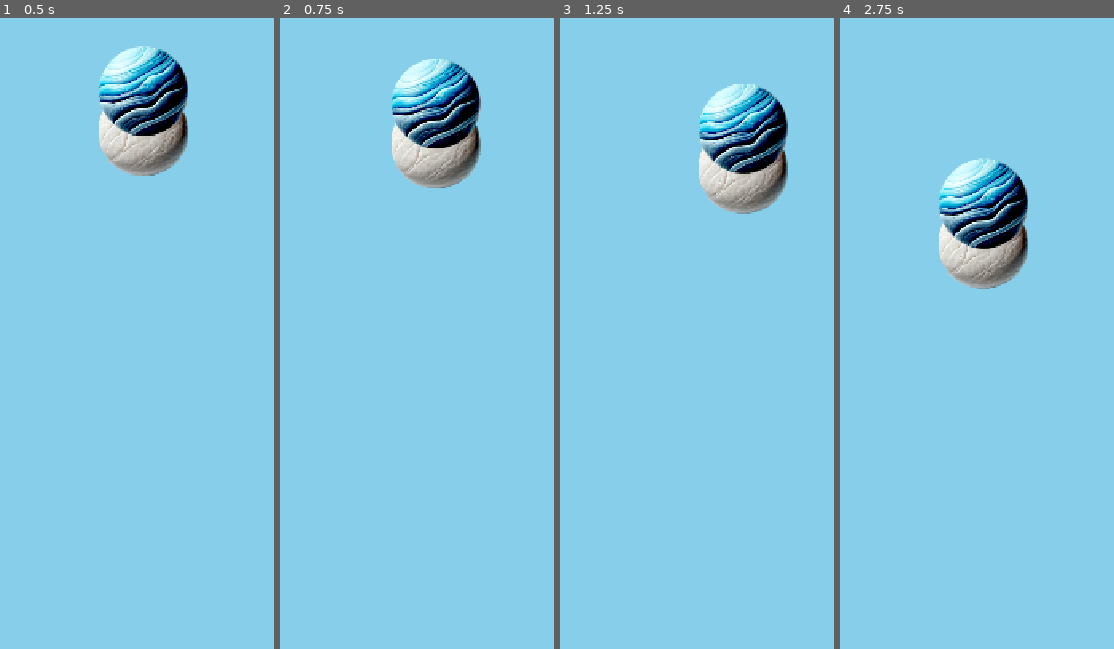
Above: before the commit, frames 1-4 (left to right).
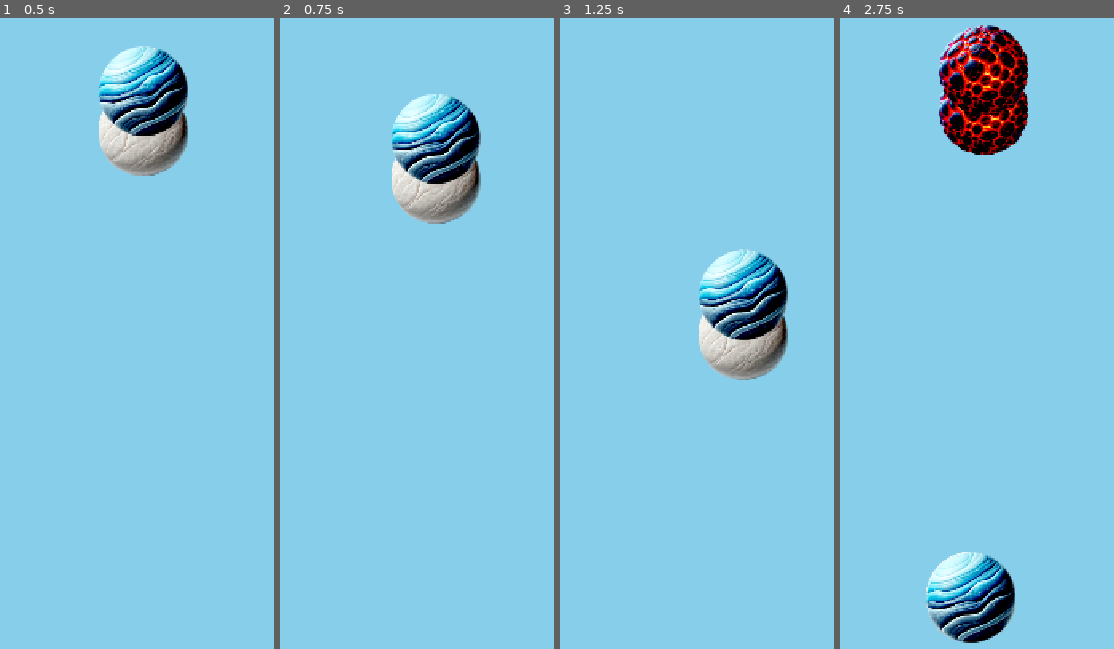
Above: after the commit, the same moments.

Repository: dmitriylogunov/pebbleharmony
Game: Godot game, scene res://scenes/main.tscn
Same seed, same stepped clock (60 frames per second), same inputs: the game is played once before the commit and once after it.
Inputs (mouse positions are in pixels of both pictures, inside the frame that each line leads up to):
- Up to frame 1 (0.5 s): no input
- Up to frame 2 (0.75 s): tap Enter at 0.5 s; move the mouse to (521, 371) at 0.52 s; hold Right from 0.53 s (still down); tap Q at 0.6 s; click (521, 371) at 0.67 s
- Up to frame 3 (1.25 s): keep holding Right; tap Space at 0.77, 0.8, 1.07 s
- Up to frame 4 (2.75 s): release Right at 1.25 s; drag from (892, 453) to (1023, 169) at 1.27 s; move the mouse to (1029, 238) at 2.02 s; hold Right from 2.03 s (still down); tap Q at 2.1 s; tap Space at 2.3 s

Frame 1 is identical in both runs. In frame 2, 7.2% of the frame differs, in the area x 40-74%, y 6-33%; in frame 3, 11%; in frame 4, 15%, in the area x 31-69%, y 1-100%.

Commit message:
Add keyboard controls

Diff:
--- a/scripts/main.gd
+++ b/scripts/main.gd
@@ -46,6 +46,8 @@
 		handle_drag(event)
 	elif event is InputEventMouseButton:
 		handle_mouse_click(event)
+	elif event is InputEventKey:
+		handle_keyboard(event)
 
 func handle_touch(event: InputEventScreenTouch):
 	if event.pressed:
@@ -97,6 +99,22 @@
 			else:
 				move_puyo_right()
 
+func handle_keyboard(event: InputEventKey):
+	if not event.pressed or current_puyo.size() == 0:
+		return
+
+	match event.keycode:
+		KEY_LEFT, KEY_A:
+			move_puyo_left()
+		KEY_RIGHT, KEY_D:
+			move_puyo_right()
+		KEY_UP, KEY_W:
+			rotate_puyo_cw()
+		KEY_DOWN, KEY_S:
+			rotate_puyo_ccw()
+		KEY_SPACE, KEY_Q:
+			drop_puyo()
+
 func spawn_puyo():
 	if game_over:
 		return
